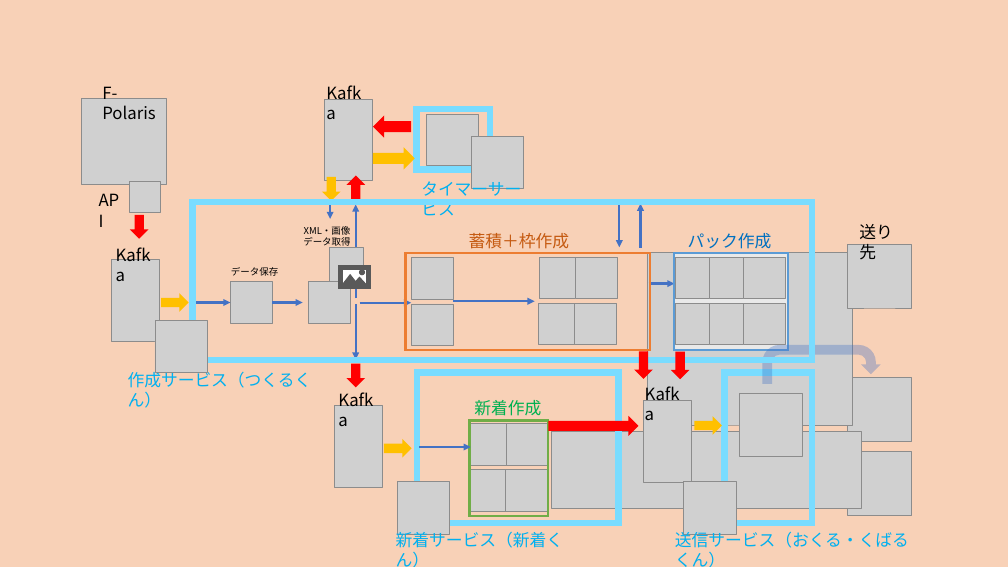
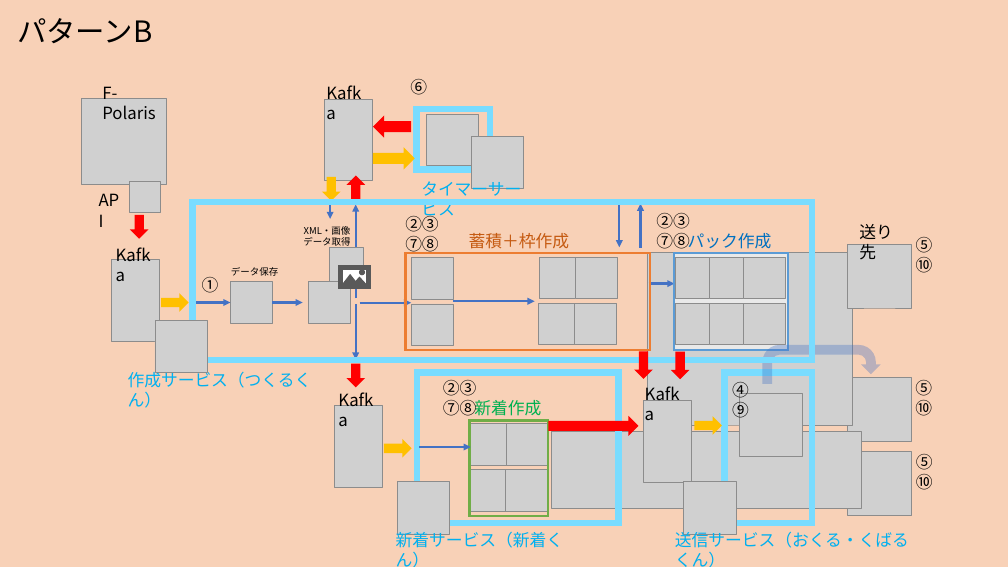
Before and after one commit to TKBTK48/JBSTexrBook, a slide deck: slide 33 of 画面遷移検討.pptx (slide 32 before the commit). Drawn at 1008x567 pixels with LibreOffice and Linux fonts; fonts in the diff are those of the drawing; grey boxes stand for pictures. Boxes give left, top, right and bottom in pixels: in the first picture for what was removed or moved away, otherwise in the second. Text is boxed around its words. In the diff, an @@ line names an element or a change of style, - is before the commit and + after.

```diff
--- a/画面遷移検討.pptx
+++ b/画面遷移検討.pptx
@@ text added at bbox=[17, 18, 152, 43], 28 pt, text #000000 @@
+パターンB
@@ text added at bbox=[410, 79, 427, 95], 16 pt, text #000000 @@
+⑥
@@ text added at bbox=[398, 209, 457, 258], 16 pt, text #000000 @@
+②③⑦⑧
@@ text added at bbox=[656, 213, 690, 249], 16 pt, text #000000 @@
+②③
+⑦⑧
@@ text added at bbox=[916, 237, 933, 273], 16 pt, text #000000 @@
+⑤
+⑩
@@ text added at bbox=[202, 277, 219, 293], 16 pt, text #000000 @@
+①
@@ text added at bbox=[443, 380, 477, 416], 16 pt, text #000000 @@
+②③
+⑦⑧
@@ text added at bbox=[732, 382, 749, 422], 16 pt, text #000000 @@
+④
+⑨
@@ text added at bbox=[915, 380, 932, 416], 16 pt, text #000000 @@
+⑤
+⑩
@@ text added at bbox=[916, 454, 933, 490], 16 pt, text #000000 @@
+⑤
+⑩
```
Also in this commit, not shown: 81 other slides changed, 23 slides added, 3 slides removed.
